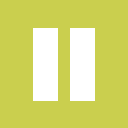
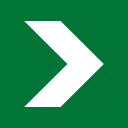
Layered file, before and after one edit (128 × 128). Changes by layer:
added layer "Shape 3" above "1394141643_settings-24" over box(0, 0, 128, 128)
hid "Shape 2 copy" over box(0, 0, 128, 128)
painted on "Shape 1" over box(0, 0, 128, 128)
hid "btn_exit" over box(0, 0, 128, 128)
hid "Layer 0" over box(0, 0, 128, 128)
